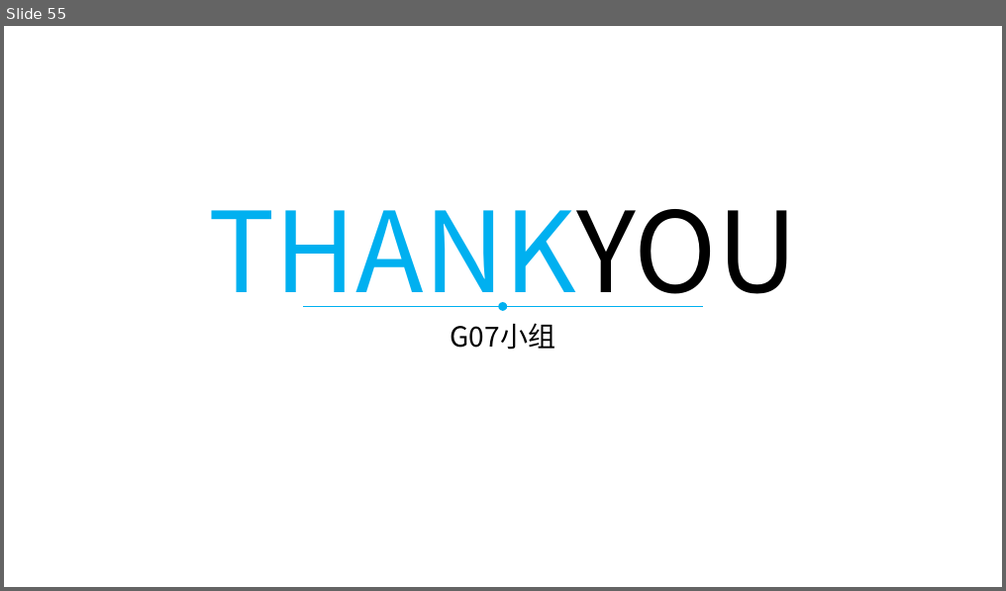
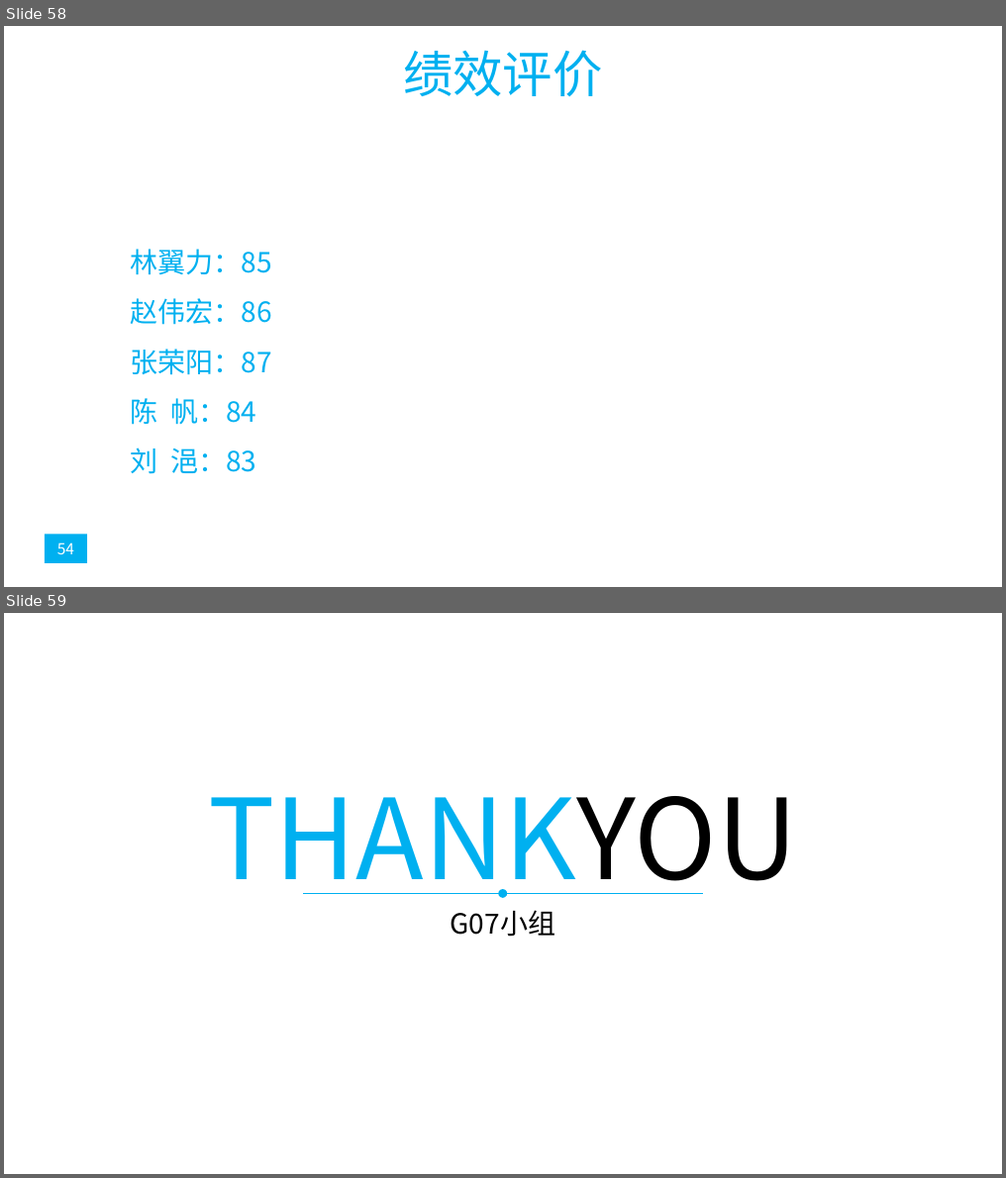
Before and after one commit to popopoi/PRD2018-G07, a slide deck: 非受控文档/翻转课堂PPT/PRD2018-G07-第七周翻转课堂PPT.pptx. Shown one above the other, each under a label of ours: slide 55 before the commit, slides 58 and 59 after it. The pictures are 1006x591 and 1006x1178 pixels, drawn with LibreOffice and Linux fonts; fonts in the diff are those of the drawing. Boxes give left, top, right and bottom in pixels: in the first picture for what was removed or moved away, otherwise in the second. Text is boxed around its words. In the diff, an @@ line names an element or a change of style, - is before the commit and + after.

Commit message:
修订《PRD2018-G07-第七周翻转课堂PPT》[修订的内容：添加ppt问题和成员绩效]

```diff
--- a/非受控文档/翻转课堂PPT/PRD2018-G07-第七周翻转课堂PPT.pptx
+++ b/非受控文档/翻转课堂PPT/PRD2018-G07-第七周翻转课堂PPT.pptx
@@ slide 58 added at bbox=[4, 26, 1002, 587], background #FFFFFF @@
@@ title added at bbox=[403, 50, 603, 96], 36 pt, text #00B0F0 @@
+绩效评价
@@ text added at bbox=[131, 249, 272, 474], 20 pt, text #00B0F0 @@
+林翼力：85
+赵伟宏：86
+张荣阳：87
+陈 帆：84
+刘 浥：83
@@ rectangle added at bbox=[45, 534, 88, 563], fill #00B0F0, 11 pt, text #FFFFFF @@
+54
@@ what was slide 55 is now slide 59 @@
```
Also in this commit, not shown: 6 slides changed, 3 other slides added.
